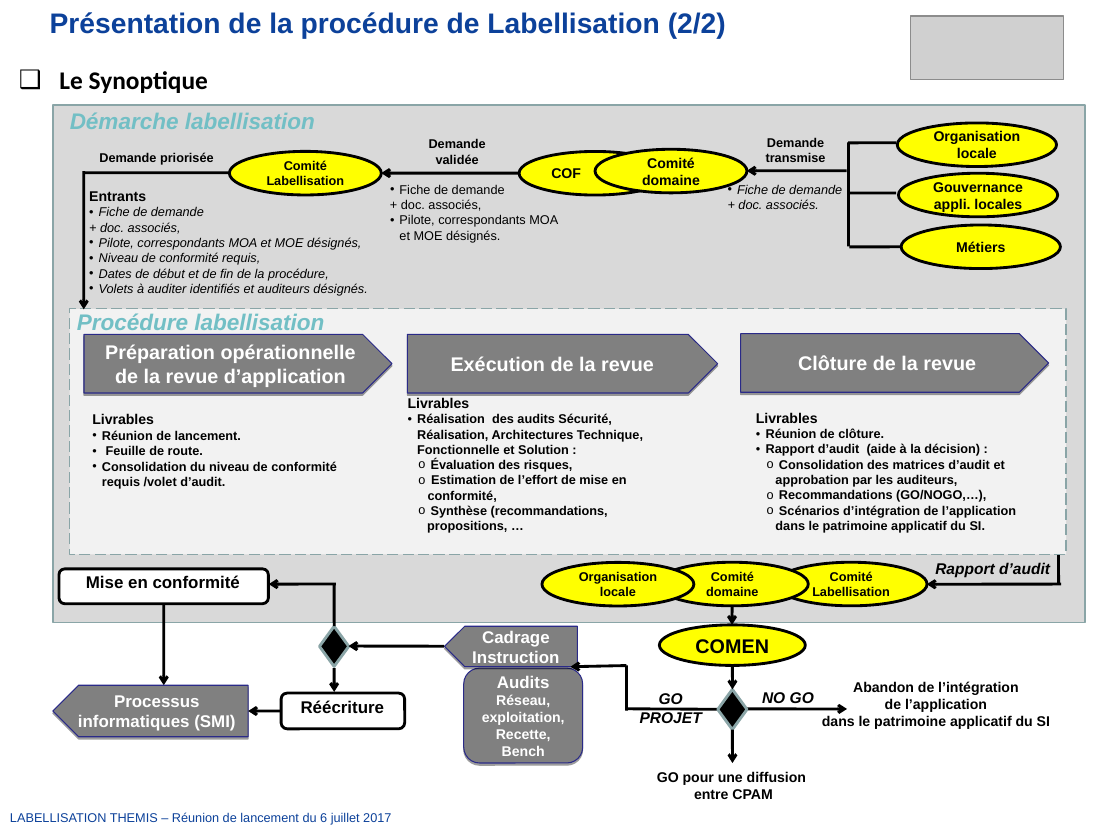
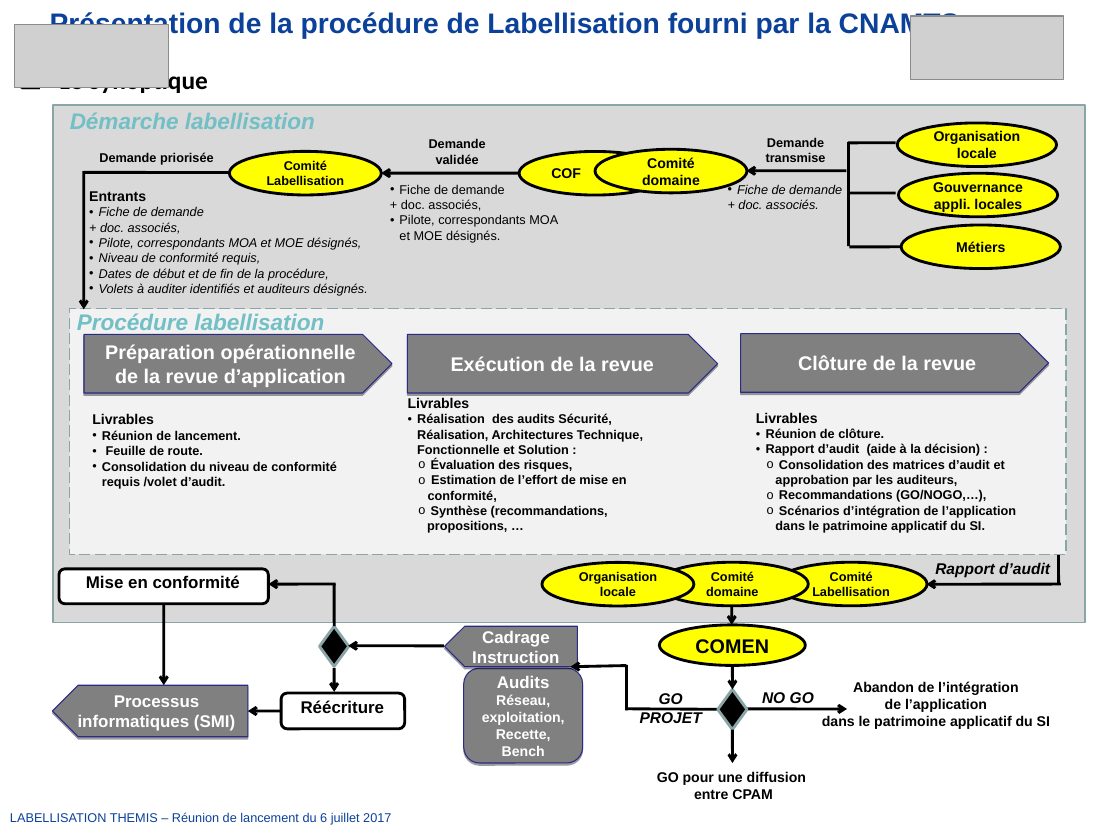
Before and after one commit to heylve/current, a slide deck: slide 8 of Rencontre_devs/pres_labellisation_10_2017.odp (slide 6 before the commit). Drawn at 1120x840 pixels with LibreOffice and Linux fonts; fonts in the diff are those of the drawing; grey boxes stand for pictures; background and template pictures are left out. Boxes give left, top, right and bottom in pixels: in the first picture for what was removed or moved away, otherwise in the second. Text is boxed around its words. In the diff, an @@ line names an element or a change of style, - is before the commit and + after.

```diff
--- a/Rencontre_devs/pres_labellisation_10_2017.odp
+++ b/Rencontre_devs/pres_labellisation_10_2017.odp
@@ picture added at bbox=[14, 24, 168, 87] @@
@@ text at bbox=[50, 11, 960, 39]: text changed @@
-Présentation de la procédure de Labellisation (2/2)
+Présentation de la procédure de Labellisation fourni par la CNAMTS
```
Also in this commit, not shown: 2 other slides changed, 9 slides added, 3 slides removed, 2 other files.
